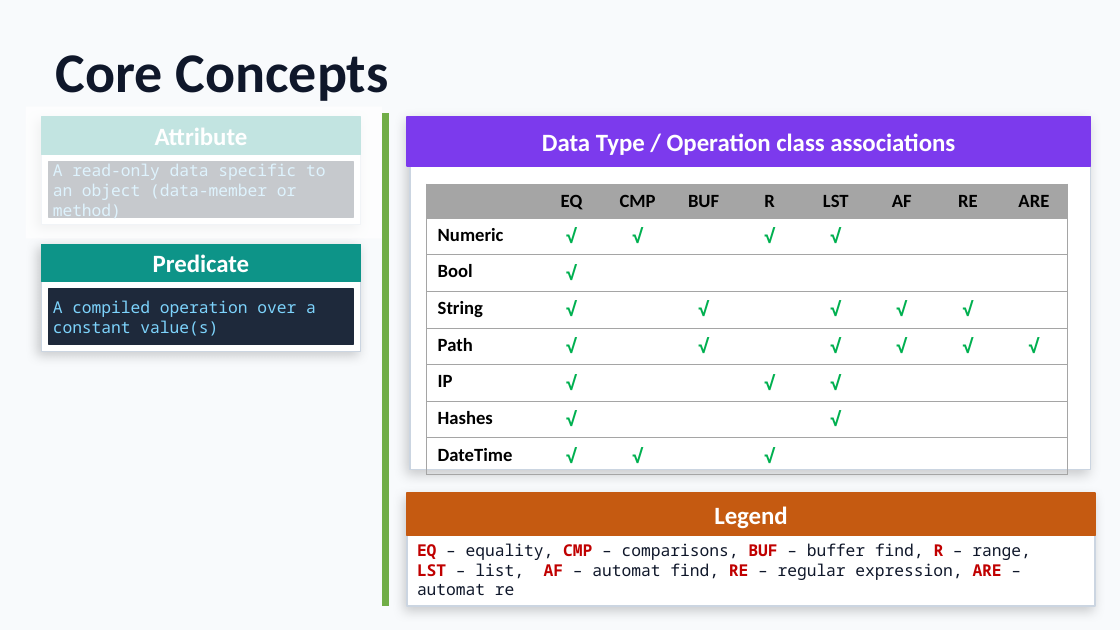
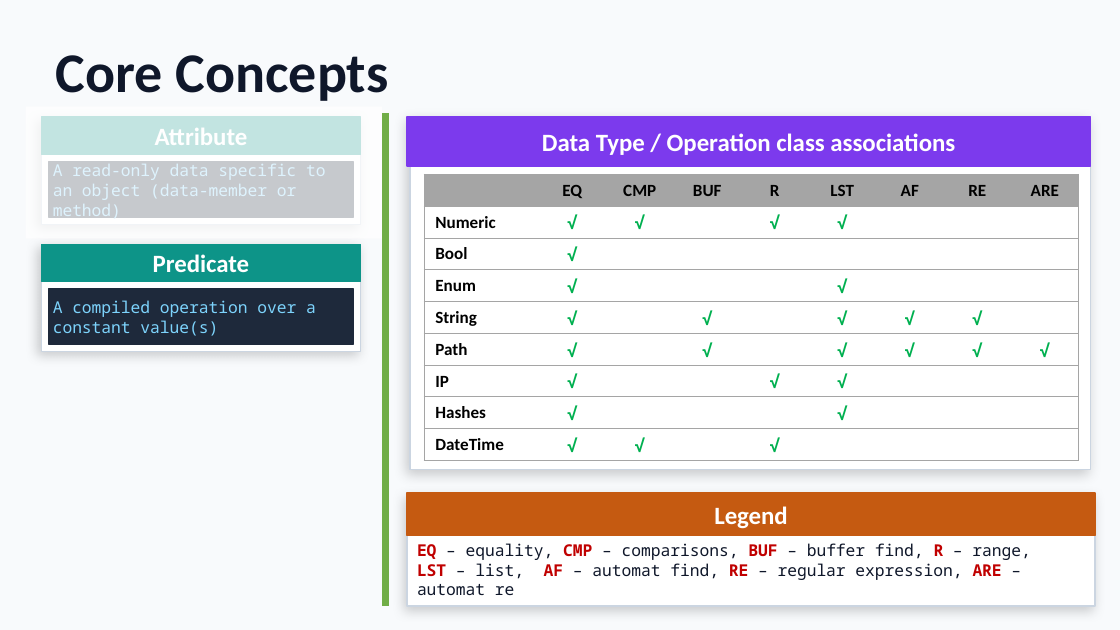
Before and after one commit to gdt050579/whereexpr, a slide deck: slide 8 of whereexpr.pptx. Drawn at 1120x630 pixels with LibreOffice and Linux fonts; fonts in the diff are those of the drawing. Boxes give left, top, right and bottom in pixels: in the first picture for what was removed or moved away, otherwise in the second. Text is boxed around its words. In the diff, an @@ line names an element or a change of style, - is before the commit and + after.

```diff
--- a/whereexpr.pptx
+++ b/whereexpr.pptx
@@ table at (x1=424, y1=175, x2=1076, y2=460) @@
+row 4: Enum | √ |  |  |  | √ |  |  | 
@@ table resized from (x1=427, y1=184, x2=1067, y2=465) to (x1=424, y1=175, x2=1076, y2=460) @@
```
Also in this commit, not shown: 6 other slides changed, 3 slides added, 1 other file.
